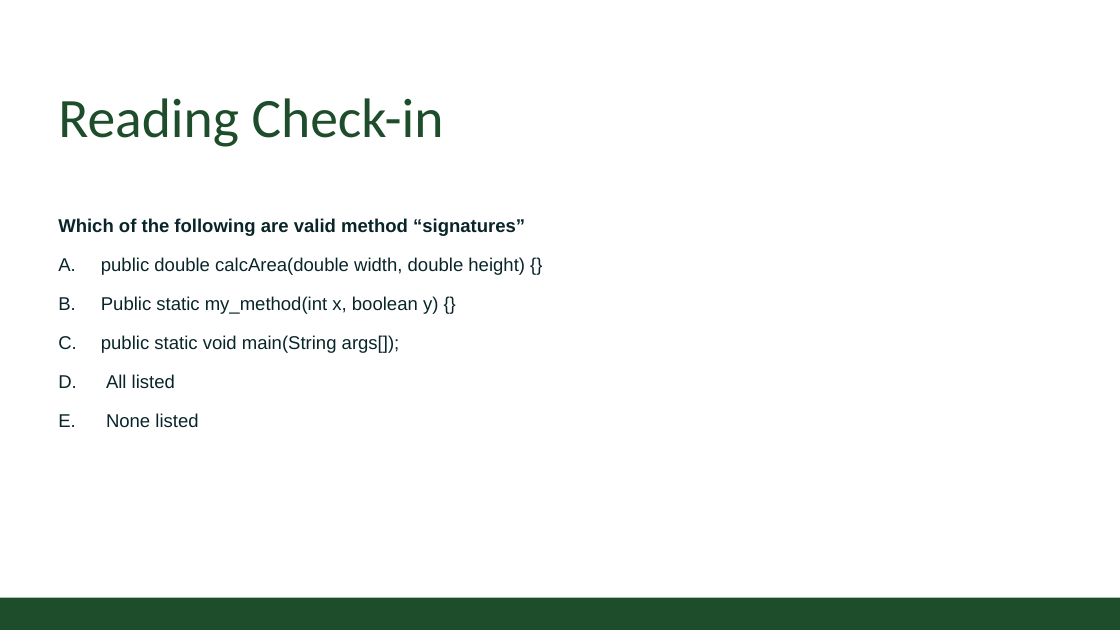
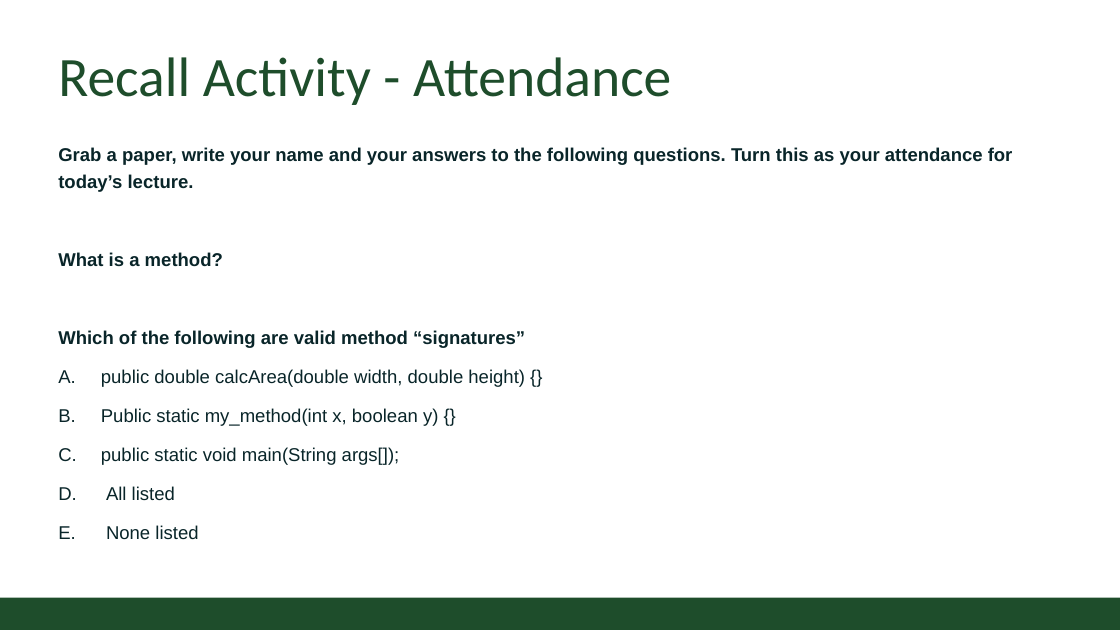
Before and after one commit to CSU-CompSci-CS163-4/Handouts, a slide deck: slide 3 of slides/On-Campus/02_02_ObjectsMethods.pptx. Drawn at 1120x630 pixels with LibreOffice and Linux fonts; fonts in the diff are those of the drawing; background and template pictures are left out. Boxes give left, top, right and bottom in pixels: in the first picture for what was removed or moved away, otherwise in the second. Text is boxed around its words. In the diff, an @@ line names an element or a change of style, - is before the commit and + after.

Commit message:
Updated slides

```diff
--- a/slides/On-Campus/02_02_ObjectsMethods.pptx
+++ b/slides/On-Campus/02_02_ObjectsMethods.pptx
@@ title at <box>58,57,671,105</box>: text changed @@
-Reading Check-in
+Recall Activity - Attendance
@@ text "Grab a paper, write your ...": place and size @@
-text "Grab a paper, write your ..." at <box>58,218,525,428</box>
+text "Grab a paper, write your ..." at <box>58,147,1013,540</box>
@@ text at <box>58,147,1013,267</box>: paragraphs added @@
+Grab a paper, write your name and your answers to the following questions. Turn this as your attendance for today’s lecture.
+What is a method?
```
Also in this commit, not shown: 1 other slide changed.
